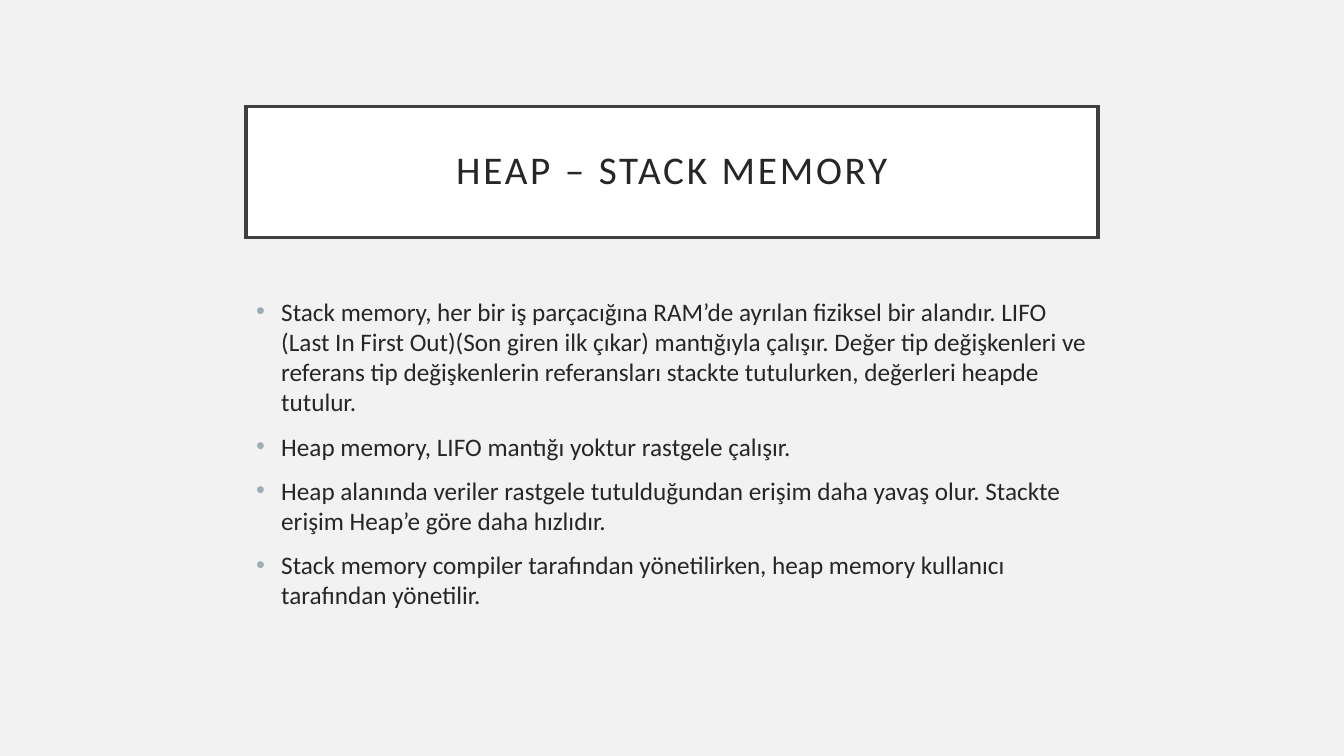
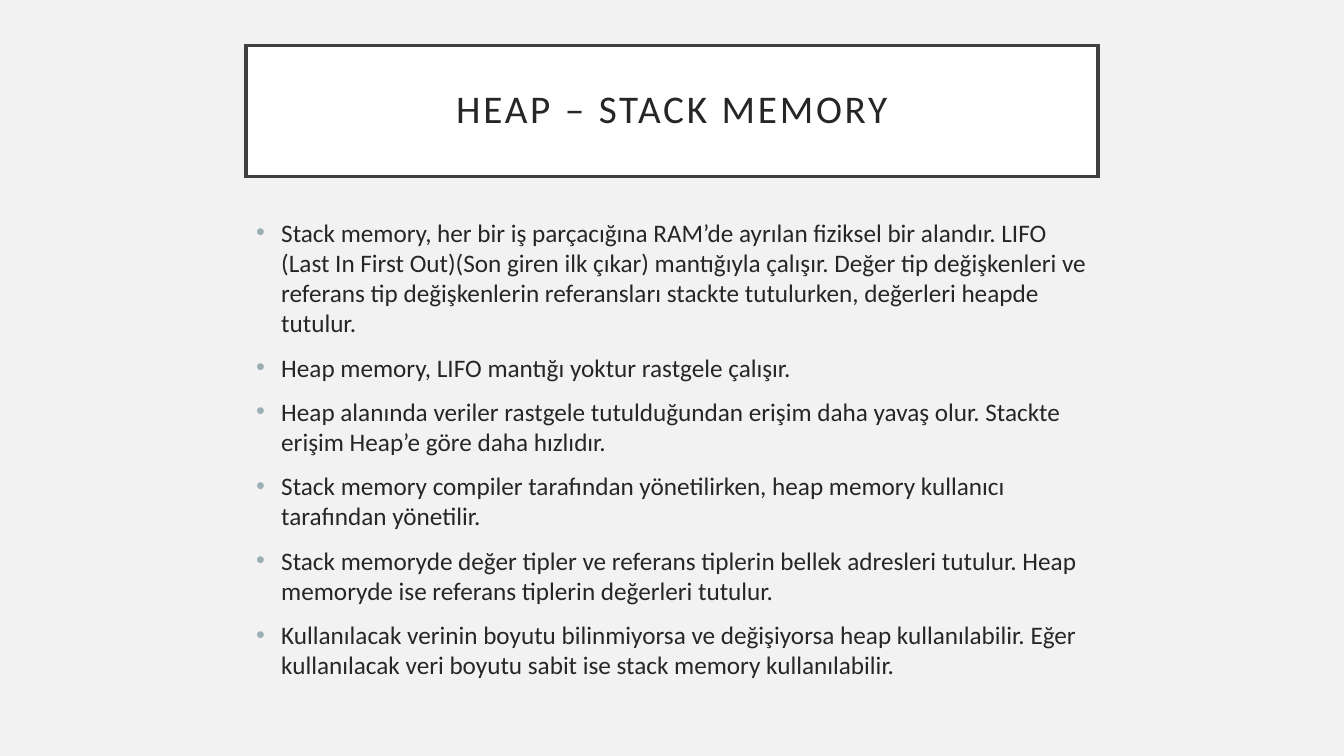
Before and after one commit to 207-Atmosware-Java-Bootcamp/5-hafta-pazartesi-javase-ardakozann, a slide deck: slide 98 of Turkcell_bootcamp_ArdaKozan.pptx. Drawn at 1344x756 pixels with LibreOffice and Linux fonts; fonts in the diff are those of the drawing. Boxes give left, top, right and bottom in pixels: in the first picture for what was removed or moved away, otherwise in the second. Text is boxed around its words. In the diff, an @@ line names an element or a change of style, - is before the commit and + after.

```diff
--- a/Turkcell_bootcamp_ArdaKozan.pptx
+++ b/Turkcell_bootcamp_ArdaKozan.pptx
@@ title "HEAP – STACK MEMORY": place and size @@
-title "HEAP – STACK MEMORY" at [246, 106, 1098, 237]
+title "HEAP – STACK MEMORY" at [246, 45, 1098, 176]
@@ text "Stack memory, her bir iş ...": place and size @@
-text "Stack memory, her bir iş ..." at [281, 303, 1086, 608]
+text "Stack memory, her bir iş ..." at [281, 224, 1086, 678]
@@ text at [281, 552, 1076, 678]: paragraphs added @@
+• Stack memoryde değer tipler ve referans tiplerin bellek adresleri tutulur. Heap memoryde ise referans tiplerin değerleri tutulur.
+• Kullanılacak verinin boyutu bilinmiyorsa ve değişiyorsa heap kullanılabilir. Eğer kullanılacak veri boyutu sabit ise stack memory kullanılabilir.
```
Also in this commit, not shown: 2 other slides changed.
